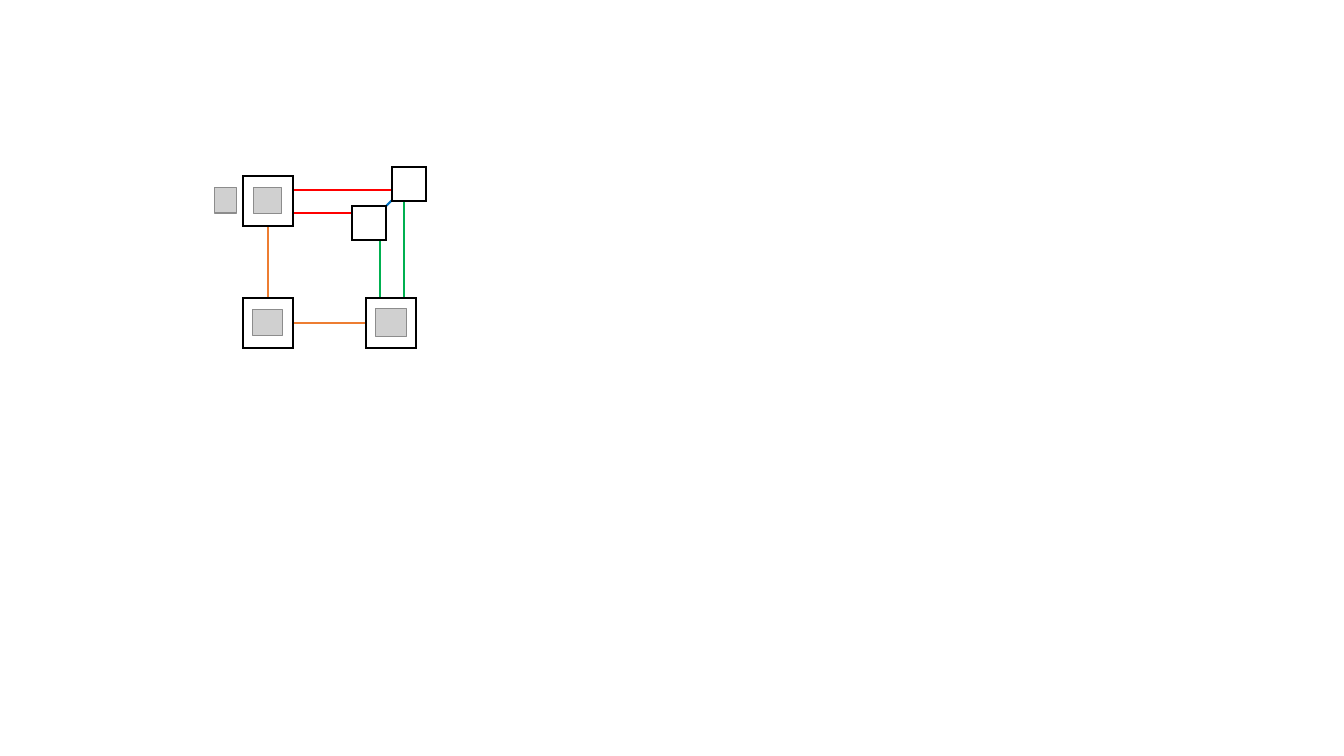
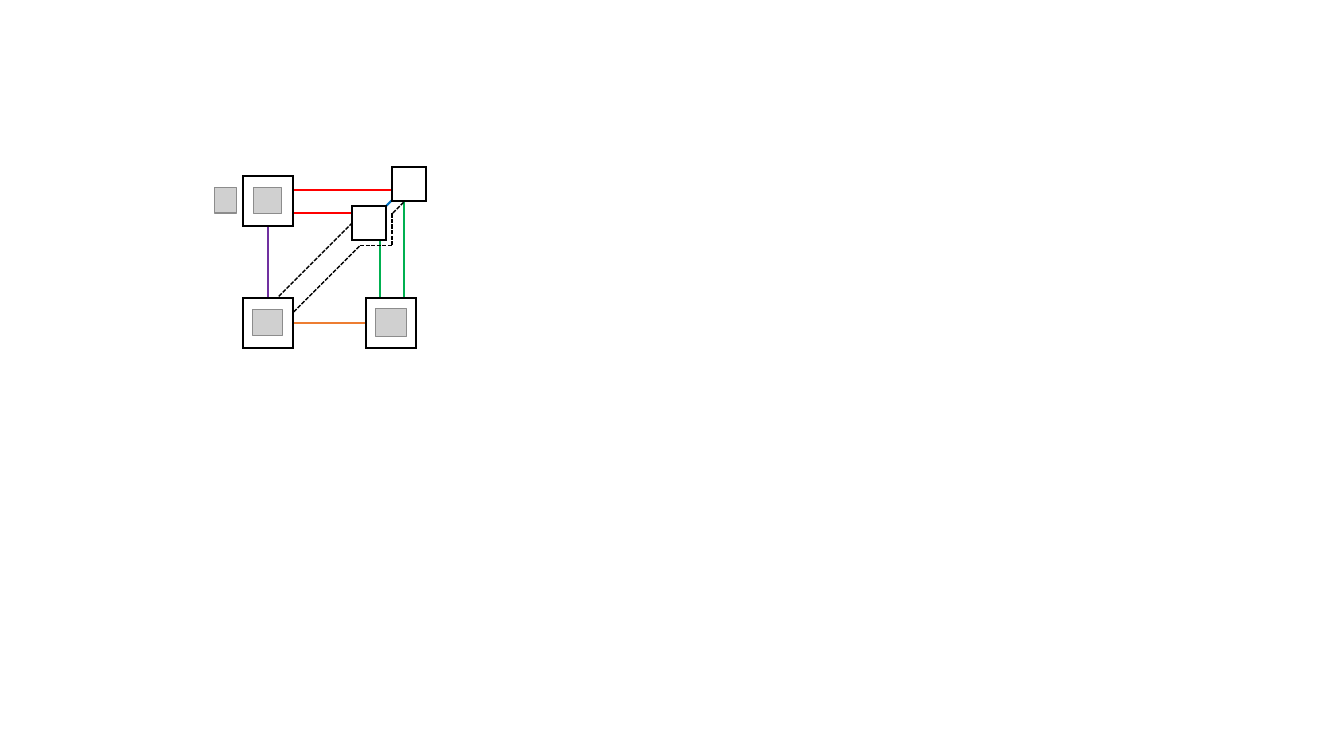
Before and after one commit to initc3/SaUCy, a slide deck: slide 1 of docs/paper/graphics/execUC-colored.pptx. Drawn at 1344x756 pixels with LibreOffice and Linux fonts; fonts in the diff are those of the drawing; grey boxes stand for pictures; background and template pictures are left out. Boxes give left, top, right and bottom in pixels: in the first picture for what was removed or moved away, otherwise in the second. Text is boxed around its words. In the diff, an @@ line names an element or a change of style, - is before the commit and + after.

```diff
--- a/docs/paper/graphics/execUC-colored.pptx
+++ b/docs/paper/graphics/execUC-colored.pptx
@@ line added from (393, 213) to (403, 203), #000000 1 pt dashed @@
@@ line (268, 298) - (268, 226): stroke #ED7D31 1.5 pt to #7030A0 1.5 pt @@
@@ line added from (279, 296) to (352, 223), #000000 1 pt dashed @@
@@ line added from (392, 245) to (392, 213), #000000 1 pt dashed @@
@@ line added from (293, 313) to (360, 246), #000000 1 pt dashed @@
@@ line added from (360, 246) to (392, 246), #000000 1 pt dashed @@
```
Also in this commit, not shown: 4 other files.
